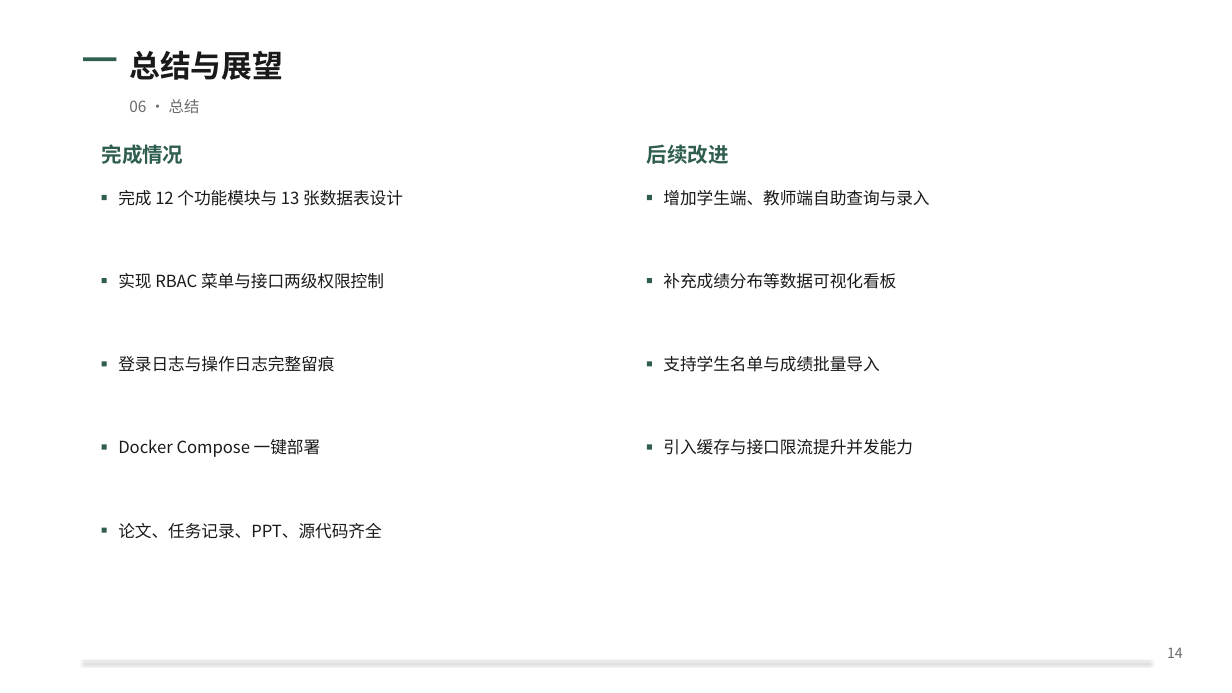
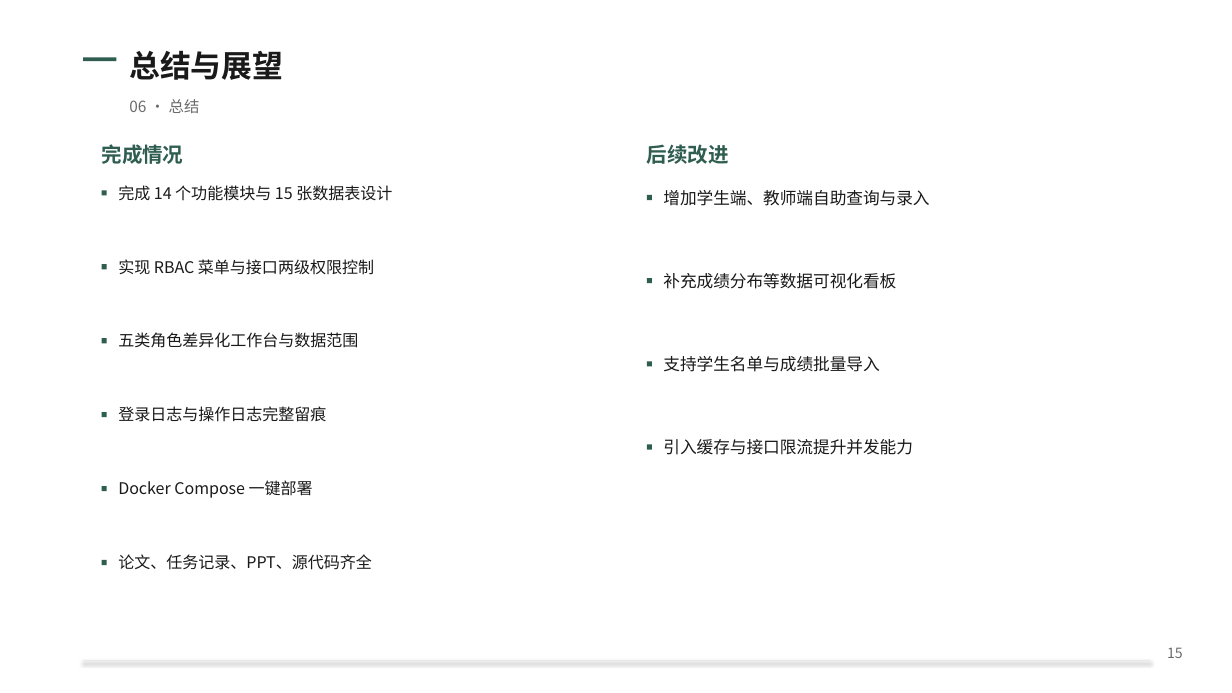
Before and after one commit to upbv/student, a slide deck: slide 16 of student-ms/docs/毕业答辩PPT.pptx (slide 15 before the commit). Drawn at 1232x693 pixels with LibreOffice and Linux fonts; fonts in the diff are those of the drawing. Boxes give left, top, right and bottom in pixels: in the first picture for what was removed or moved away, otherwise in the second. Text is boxed around its words. In the diff, an @@ line names an element or a change of style, - is before the commit and + after.

Commit message:
按角色提供差异化工作台，新增请假与资助模块
- 新增辅导员角色与学生账号体系：账号可绑定学生/教师记录
- 新增请假管理：学生申请、辅导员审批（批准/驳回/意见），请假天数自动计算
- 新增资助管理：辅导员维护助学金/奖学金/困难补助/勤工助学，学生查看本人资助
- 学生自助页面：我的成绩、我的请假、我的资助
- 教师工作台：我的授课、我的学生；成绩读写仅限本人所授课程（服务端校验）
- 登录后按角色进入不同工作台：管理员/教务（全校）、辅导员（学生事务）、教师（教学主页）、学生（学生主页）
- 数据库新增 ms_leave、ms_aid 两张表及示例数据，权限表扩展至 74 项
- 控制台切回时自动刷新，保证工作台数据及时更新
- 论文、答辩 PPT、任务执行记录同步更新（15 张表、14 个模块、5 类角色、25 个测试用例）

```diff
--- a/student-ms/docs/毕业答辩PPT.pptx
+++ b/student-ms/docs/毕业答辩PPT.pptx
@@ rectangle: place and size @@
-rectangle at (102,195,107,201)
+rectangle at (102,190,107,196)
@@ text at (118,185,392,201): text changed; size 13 to 12.5 pt @@
-完成 12 个功能模块与 13 张数据表设计
+完成 14 个功能模块与 15 张数据表设计
@@ rectangle: place and size @@
-rectangle at (102,278,107,284)
+rectangle at (102,264,107,270)
@@ text "实现 RBAC 菜单与接口两级权限控制": place and size @@
-text "实现 RBAC 菜单与接口两级权限控制" at (118,273,384,289)
+text "实现 RBAC 菜单与接口两级权限控制" at (118,259,374,275)
@@ rectangle: place and size @@
-rectangle at (102,361,107,367)
+rectangle at (102,338,107,344)
@@ text added at (118,332,358,348), 12.5 pt, text #1A1A1A @@
+五类角色差异化工作台与数据范围
@@ rectangle: place and size @@
-rectangle at (102,445,107,450)
+rectangle at (102,412,107,418)
@@ size 13 to 12.5 pt in 4 elements at (118,259,374,275), (118,554,372,570), (118,480,313,498), (118,406,326,422) @@
@@ text "登录日志与操作日志完整留痕": place and size @@
-text "登录日志与操作日志完整留痕" at (118,356,334,372)
+text "登录日志与操作日志完整留痕" at (118,406,326,422)
@@ text "Docker Compose 一键部署": place and size @@
-text "Docker Compose 一键部署" at (118,439,321,457)
+text "Docker Compose 一键部署" at (118,480,313,498)
@@ rectangle added at (102,486,107,492), fill #2F5D50 @@
@@ rectangle: place and size @@
-rectangle at (102,528,107,533)
+rectangle at (102,560,107,566)
@@ text "论文、任务记录、PPT、源代码齐全": place and size @@
-text "论文、任务记录、PPT、源代码齐全" at (118,523,381,539)
+text "论文、任务记录、PPT、源代码齐全" at (118,554,372,570)
@@ text at (1167,647,1183,658): text changed @@
-14
+15
```
Also in this commit, not shown: 8 other slides changed, 1 slide added, 20 other files.
